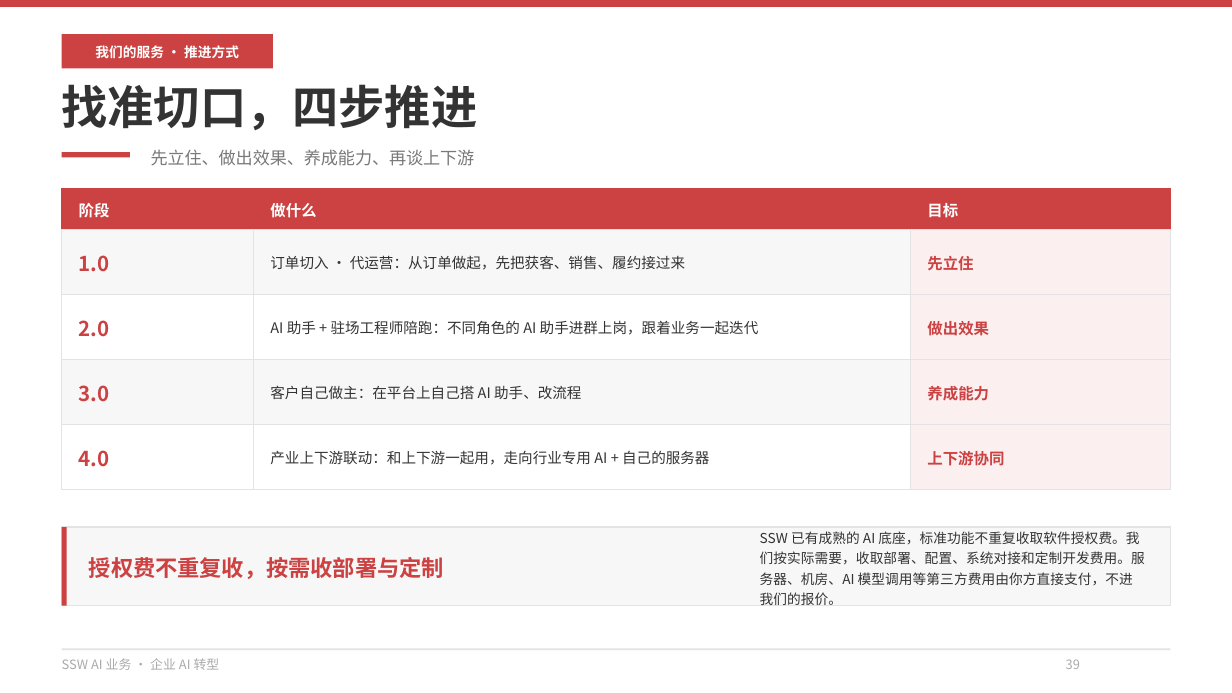
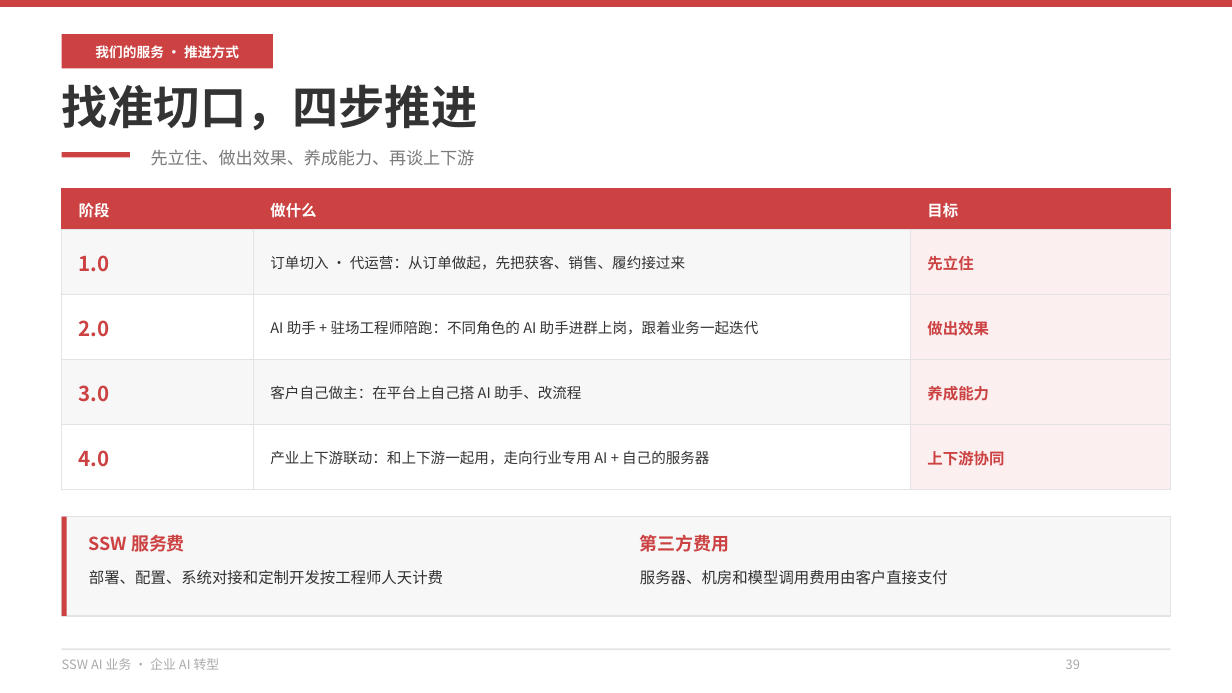
Before and after one commit to hveraus/ssw-business, a slide deck: slide 39 of SSW AI 业务_v2/SSW AI 业务_v3.pptx. Drawn at 1232x693 pixels with LibreOffice and Linux fonts; fonts in the diff are those of the drawing. Boxes give left, top, right and bottom in pixels: in the first picture for what was removed or moved away, otherwise in the second. Text is boxed around its words. In the diff, an @@ line names an element or a change of style, - is before the commit and + after.

```diff
--- a/SSW AI 业务_v2/SSW AI 业务_v3.pptx
+++ b/SSW AI 业务_v2/SSW AI 业务_v3.pptx
@@ rectangle: place and size @@
-rectangle at (62,527,1170,606)
+rectangle at (62,516,1170,616)
@@ rectangle: place and size @@
-rectangle at (62,527,67,606)
+rectangle at (62,516,67,616)
@@ text at (89,535,185,552): text changed; size 13 to 10.5 pt @@
-授权费不重复收，按需收部署与定制
+SSW 服务费
@@ text "SSW 服务费" at (89,535,185,552): vertical alignment middle to top @@
@@ text added at (640,534,729,552), 10.5 pt, text #CC4141, bold @@
+第三方费用
@@ text "部署、配置、系统对接和定制开发按工程师人天计费" at (89,570,443,585): vertical alignment middle to top @@
@@ text at (89,570,443,585): text changed; size 8 to 9 pt @@
-SSW 已有成熟的 AI 底座，标准功能不重复收取软件授权费。我们按实际需要，收取部署、配置、系统对接和定制开发费用。服务器、机房、AI 模型调用等第三方费用由你方直接支付，不进我们的报价。
+部署、配置、系统对接和定制开发按工程师人天计费
@@ text added at (640,570,948,585), 9 pt, text #333333 @@
+服务器、机房和模型调用费用由客户直接支付
```
Also in this commit, not shown: 30 other slides changed, 1 slide added, 4 other files.
